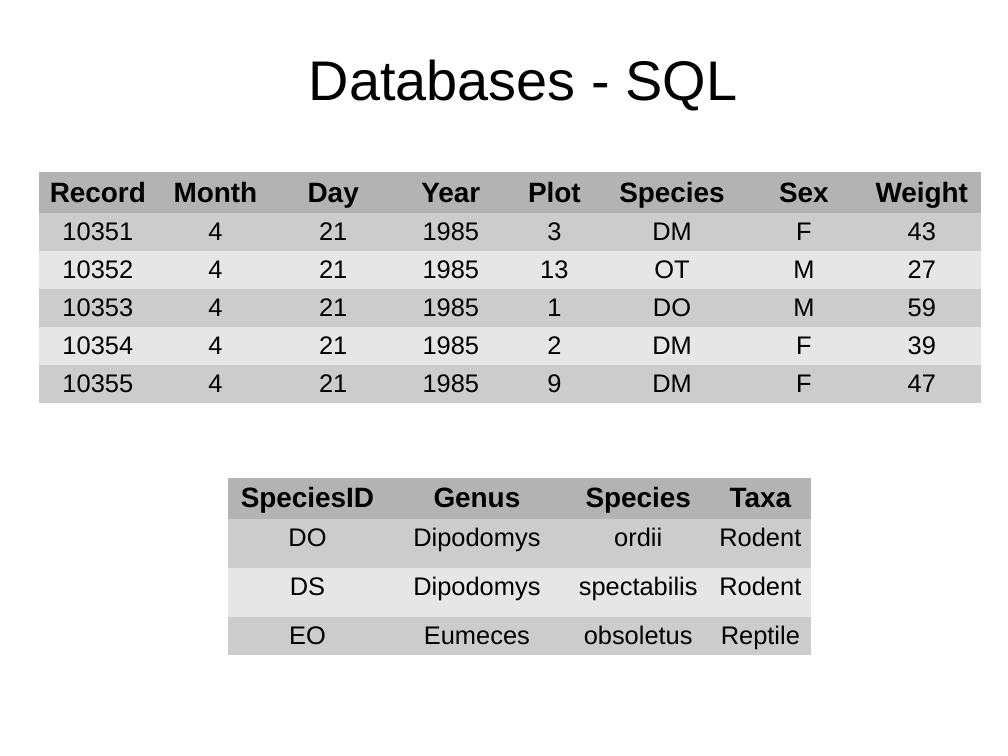
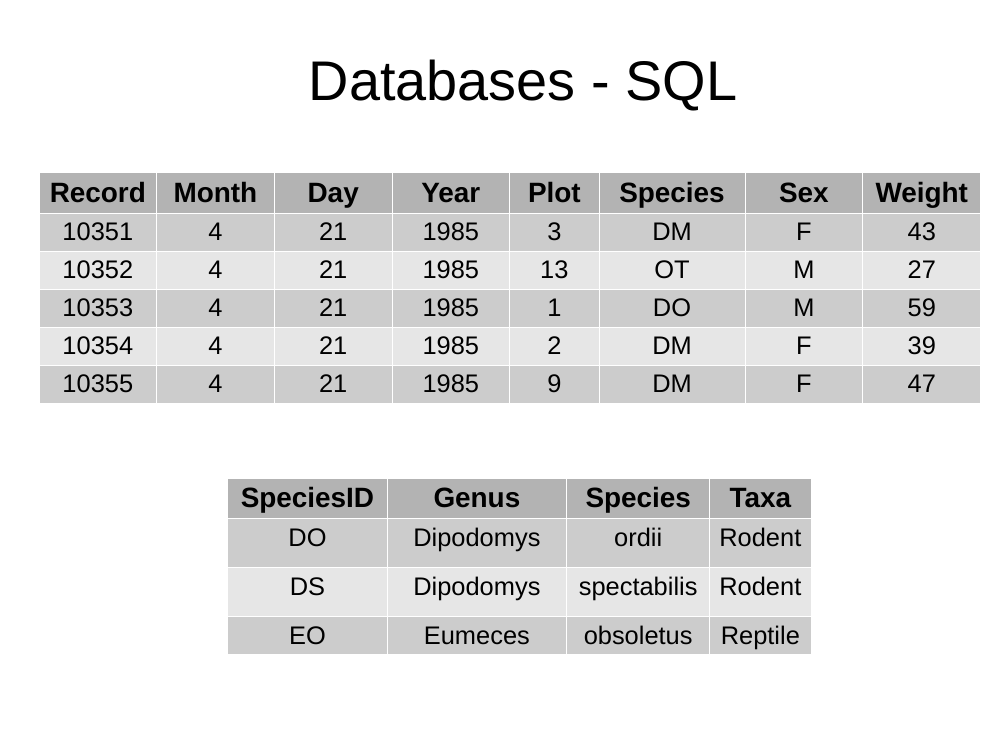
Before and after one commit to cliburn/workshop-swc, a slide deck: slide 1 of lessons/sql/sql.odp. Drawn at 1008x756 pixels with LibreOffice and Linux fonts; fonts in the diff are those of the drawing. Boxes give left, top, right and bottom in pixels: in the first picture for what was removed or moved away, otherwise in the second. Text is boxed around its words. In the diff, an @@ line names an element or a change of style, - is before the commit and + after.

```diff
--- a/lessons/sql/sql.odp
+++ b/lessons/sql/sql.odp
@@ table at (x1=39, y1=172, x2=983, y2=402) @@
@@ borders changed @@
@@ table at (x1=228, y1=478, x2=810, y2=655) @@
@@ borders changed @@
```
Also in this commit, not shown: 1 slide added.
